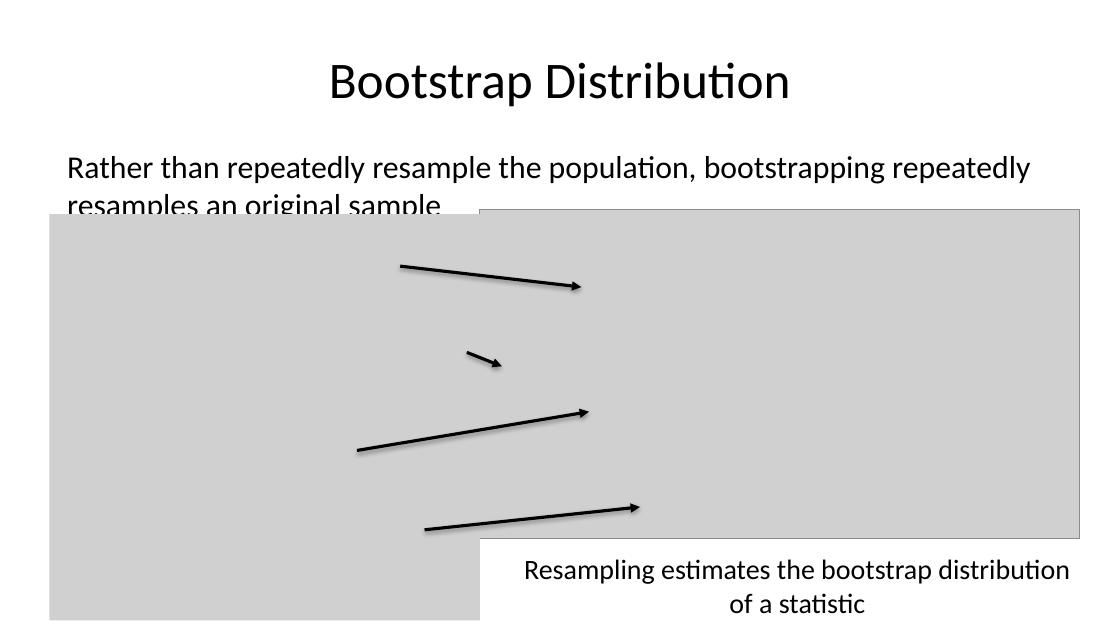
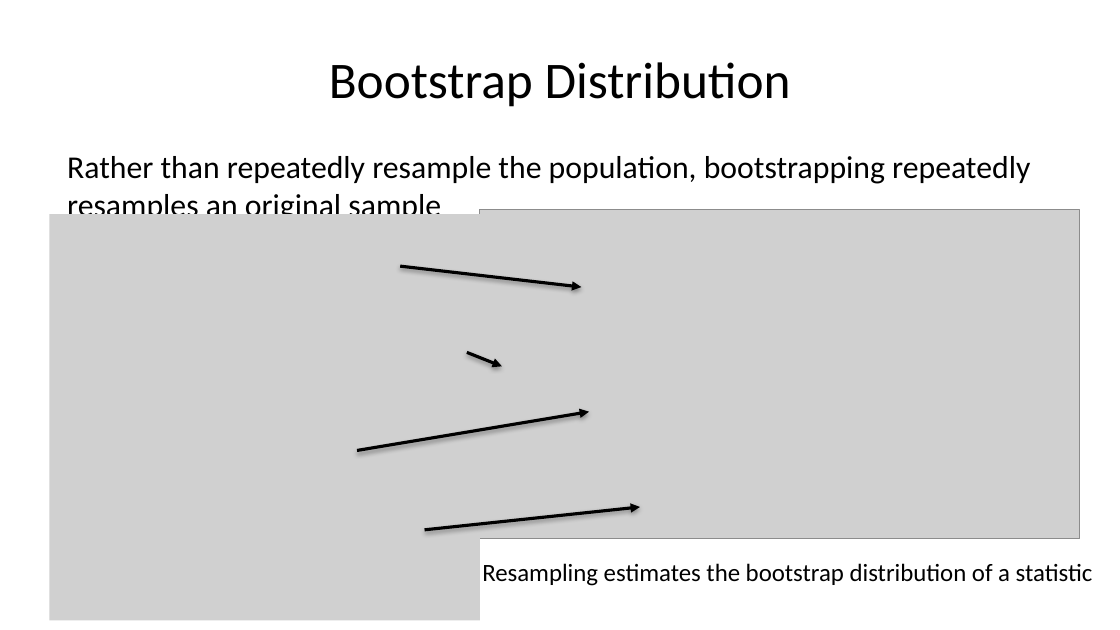
Before and after one commit to StephenElston/CSCI-E-83, a slide deck: slide 11 of LectureSlides/06b_IntroductionToBootstrap.pptx (slide 10 before the commit). Drawn at 1120x630 pixels with LibreOffice and Linux fonts; fonts in the diff are those of the drawing; grey boxes stand for pictures. Boxes give left, top, right and bottom in pixels: in the first picture for what was removed or moved away, otherwise in the second. Text is boxed around its words. In the diff, an @@ line names an element or a change of style, - is before the commit and + after.

Commit message:
Improved text on slides, added figure for bootstrap CIs

```diff
--- a/LectureSlides/06b_IntroductionToBootstrap.pptx
+++ b/LectureSlides/06b_IntroductionToBootstrap.pptx
@@ text "Resampling estimates the bootstrap distribution ...": place and size @@
-text "Resampling estimates the bootstrap distribution ..." at [524,559,1070,614]
+text "Resampling estimates the bootstrap distribution ..." at [482,563,1093,586]
@@ text "Resampling estimates the bootstrap distribution ..." at [482,563,1093,586]: size 18 to 16 pt @@
```
Also in this commit, not shown: 4 other slides changed, 5 slides added.
